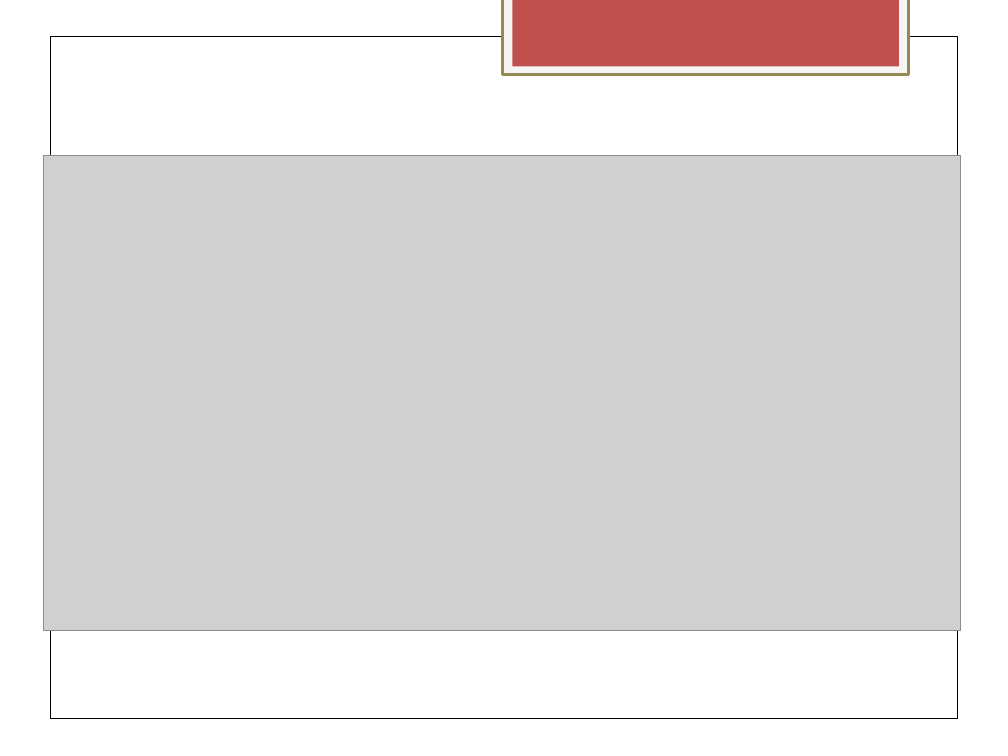
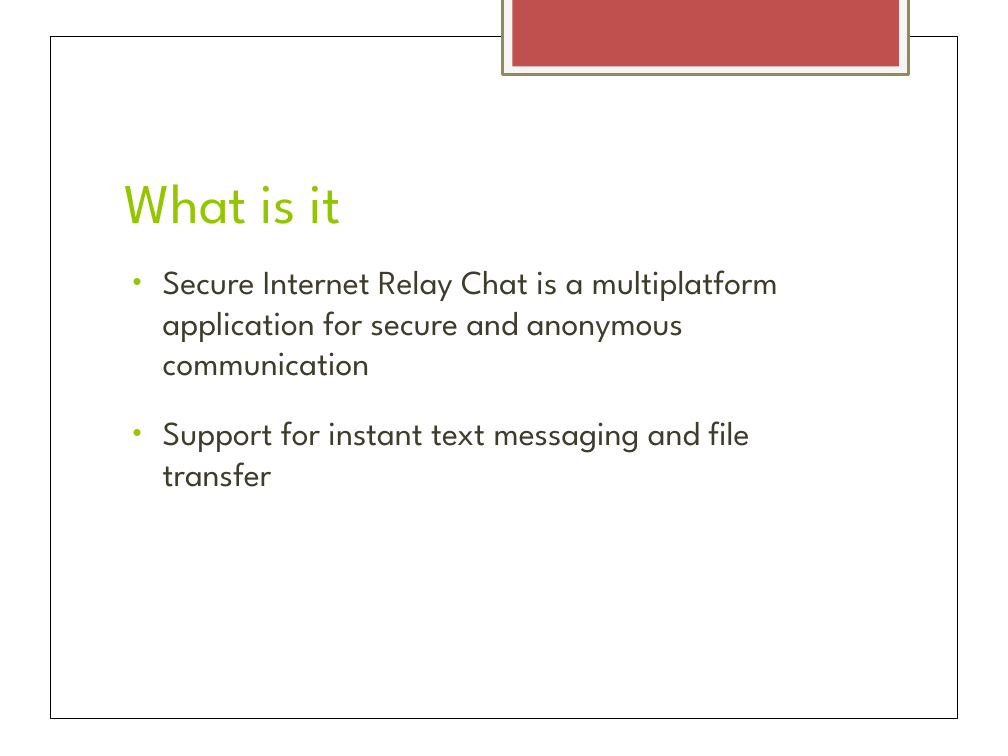
Before and after one commit to danes5/secure-internet-relay-chat, a slide deck: slide 2 of doc/SIRC.pptx (slide 5 before the commit). Drawn at 1008x756 pixels with LibreOffice and Linux fonts; fonts in the diff are those of the drawing; grey boxes stand for pictures. Boxes give left, top, right and bottom in pixels: in the first picture for what was removed or moved away, otherwise in the second. Text is boxed around its words. In the diff, an @@ line names an element or a change of style, - is before the commit and + after.

```diff
--- a/doc/SIRC.pptx
+++ b/doc/SIRC.pptx
@@ picture removed at <box>43,155,961,630</box> @@
@@ text added at <box>125,184,340,224</box>, 40 pt, text #94C600 @@
+What is it
@@ text added at <box>163,270,778,487</box>, 24 pt, text #3E3D2D @@
+• Secure Internet Relay Chat is a multiplatform application for secure and anonymous communication
+• Support for instant text messaging and file transfer
@@ freeform shape at <box>0,438,135,640</box>: outline redrawn @@
@@ freeform shape at <box>244,565,1008,755</box>: outline redrawn @@
```
Also in this commit, not shown: 4 other slides changed, 2 slides added, 1 slide removed, 5 other files.
